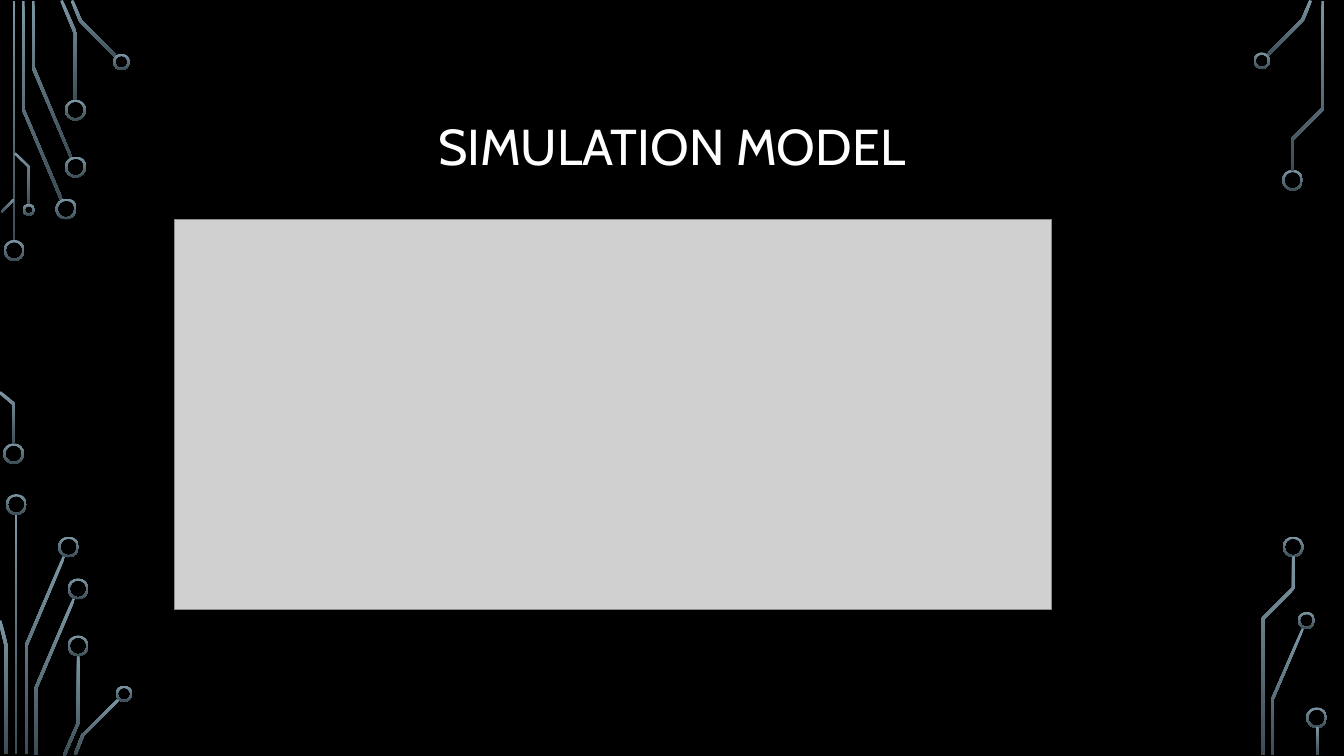
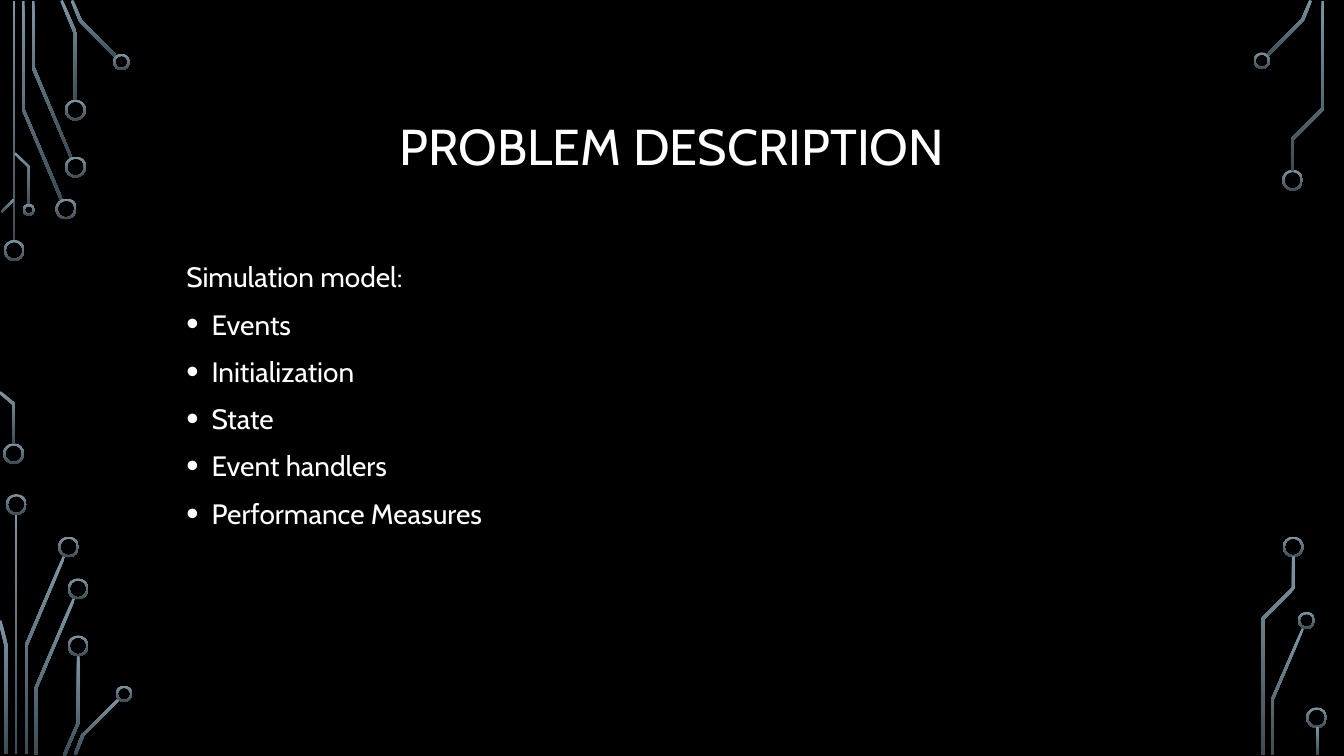
Before and after one commit to omelkonian/PySimu, a slide deck: slide 4 of presentation/Simulation assignment.pptx. Drawn at 1344x756 pixels with LibreOffice and Linux fonts; fonts in the diff are those of the drawing; grey boxes stand for pictures; background and template pictures are left out. Boxes give left, top, right and bottom in pixels: in the first picture for what was removed or moved away, otherwise in the second. Text is boxed around its words. In the diff, an @@ line names an element or a change of style, - is before the commit and + after.

```diff
--- a/presentation/Simulation assignment.pptx
+++ b/presentation/Simulation assignment.pptx
@@ title at (x1=400, y1=129, x2=944, y2=166): text changed @@
-SIMULATION MODEL
+PROBLEM DESCRIPTION
@@ picture removed at (x1=175, y1=220, x2=1052, y2=610) @@
@@ text added at (x1=186, y1=266, x2=482, y2=525), 20 pt, text #FFFFFF @@
+  Simulation model:
+  • Events
+  • Initialization
+  • State
+  • Event handlers
+  • Performance Measures
```
Also in this commit, not shown: 1 other slide changed, 3 slides added.
